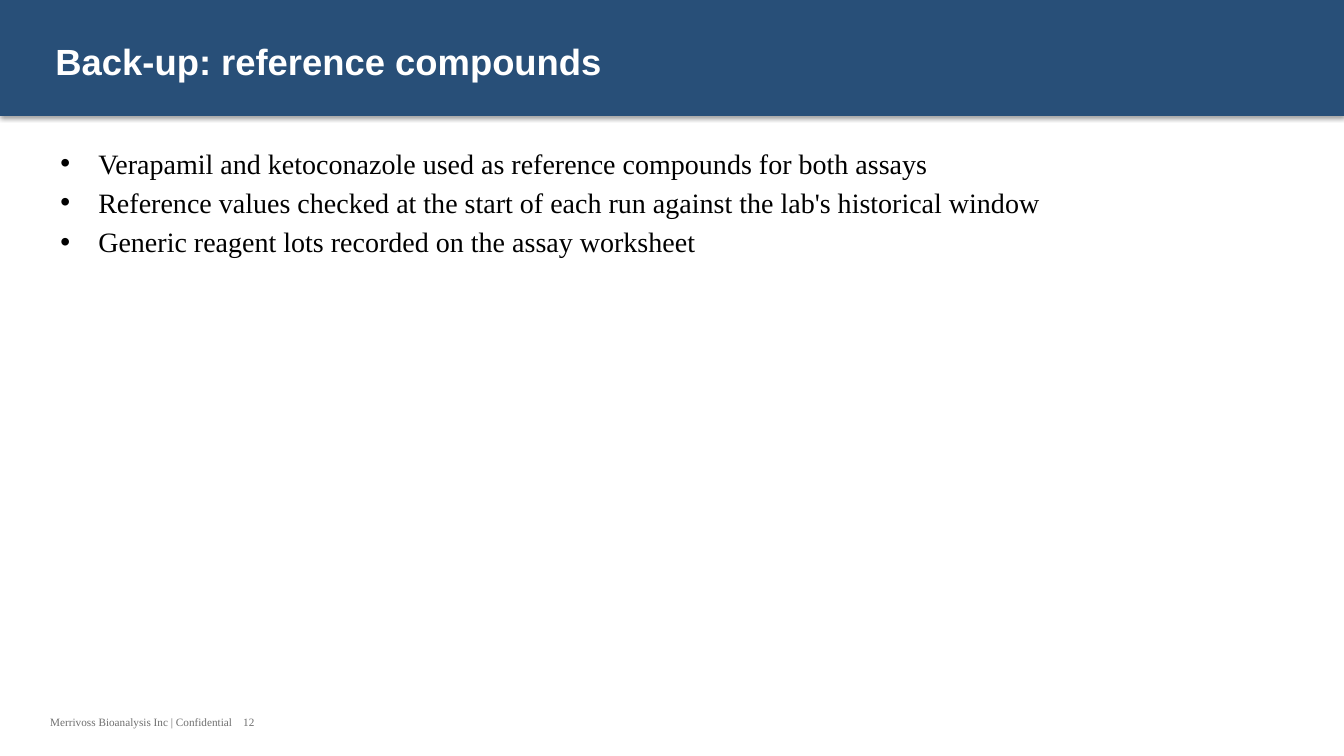
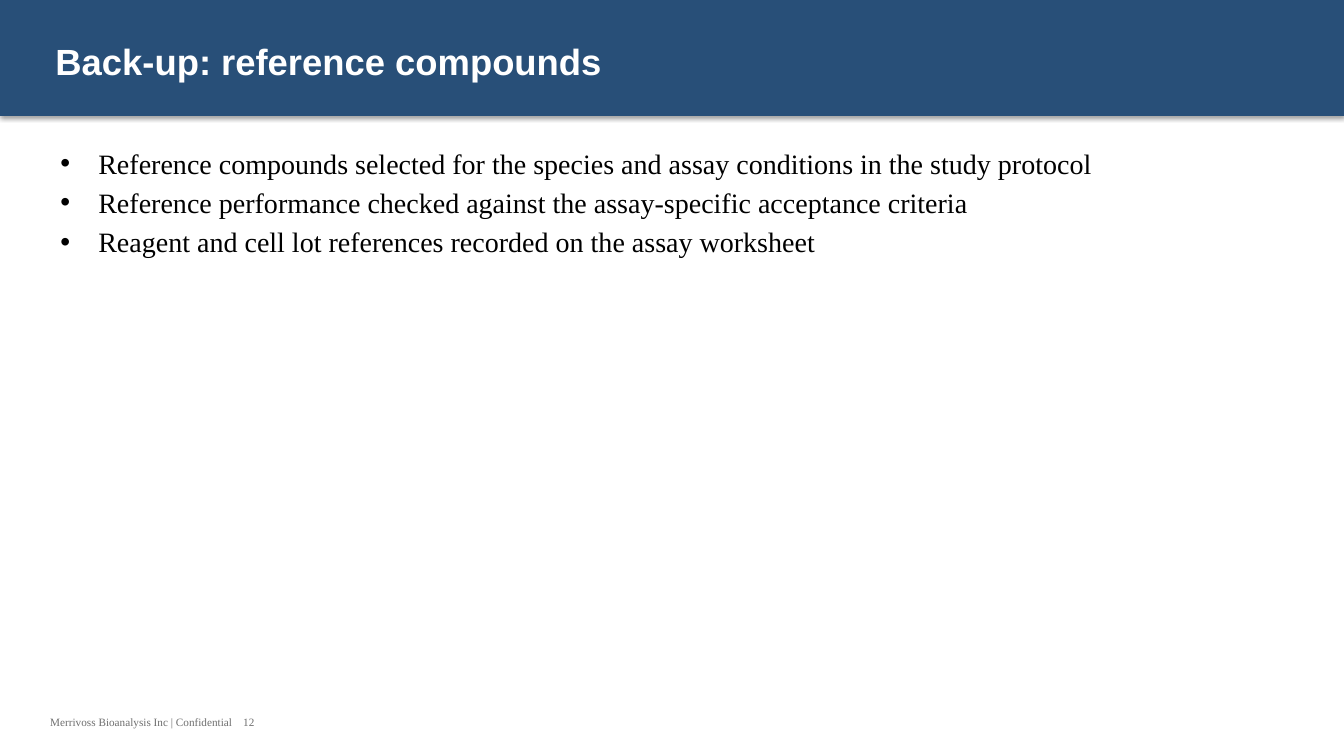
Before and after one commit to 60xAI/portco-mock-dataset, a slide deck: slide 12 of output/archive/Archive/Users/mrinalvesi_old_laptop/DMPK/Working/DMPK_Clearance_031714_v2.pptx. Drawn at 1344x756 pixels with LibreOffice and Linux fonts; fonts in the diff are those of the drawing. Boxes give left, top, right and bottom in pixels: in the first picture for what was removed or moved away, otherwise in the second. Text is boxed around its words. In the diff, an @@ line names an element or a change of style, - is before the commit and + after.

```diff
--- a/output/archive/Archive/Users/mrinalvesi_old_laptop/DMPK/Working/DMPK_Clearance_031714_v2.pptx
+++ b/output/archive/Archive/Users/mrinalvesi_old_laptop/DMPK/Working/DMPK_Clearance_031714_v2.pptx
@@ text at bbox=[98, 154, 1091, 258]: text changed @@
-• Verapamil and ketoconazole used as reference compounds for both assays
-• Reference values checked at the start of each run against the lab's historical window
-• Generic reagent lots recorded on the assay worksheet
+• Reference compounds selected for the species and assay conditions in the study protocol
+• Reference performance checked against the assay-specific acceptance criteria
+• Reagent and cell lot references recorded on the assay worksheet
```
Also in this commit, not shown: 5 other slides changed, 1 other file.
